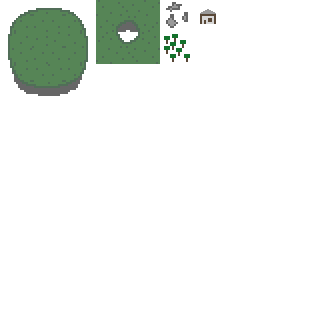
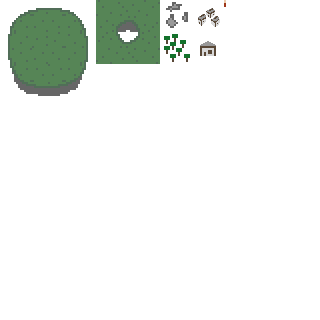
Comparing the layer stacks of the two 320 × 320 images. Changes:
added layer "house" above "house small" over left=200, top=41, right=216, bottom=56
renamed "stone copy" to "house small", painted on it over left=198, top=8, right=220, bottom=27
